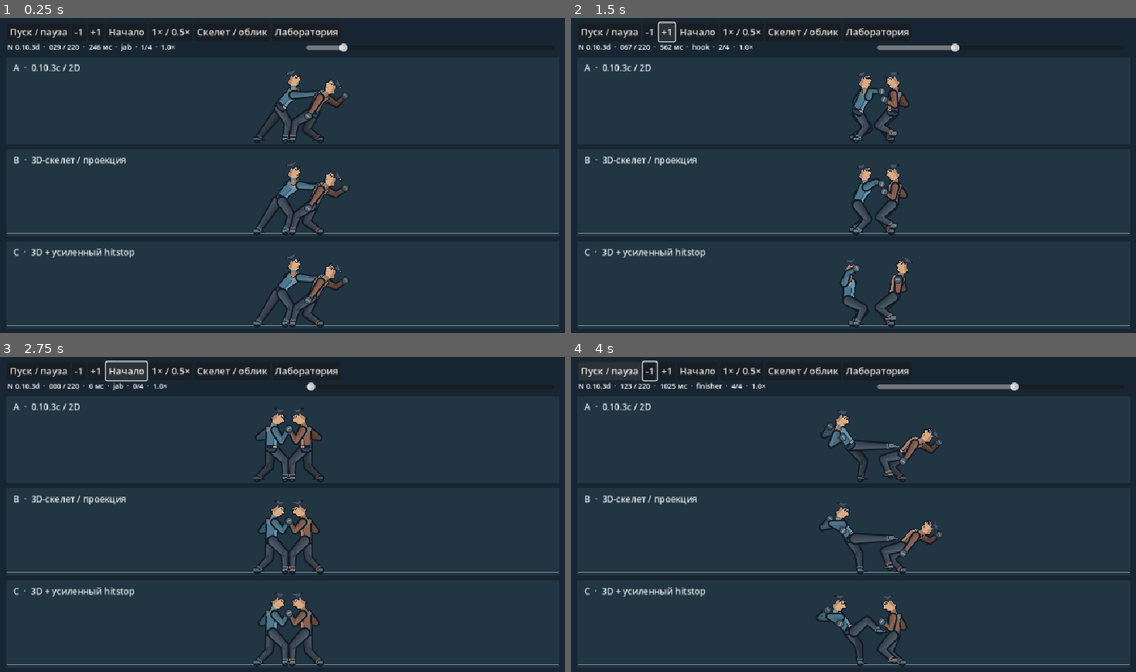
Above: before the commit, frames 1-4 (two rows, left to right).
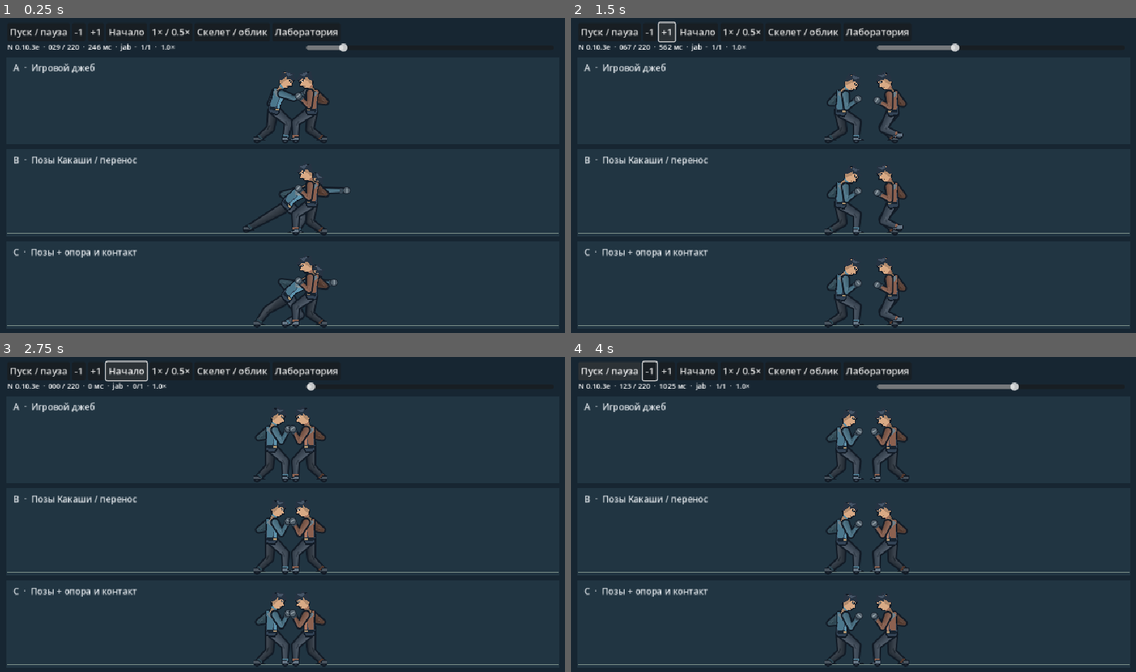
Above: after the commit, the same moments.

Repository: Mefits/Project-N
Game: Godot game, scene res://lab/anime/preview.tscn
Two runs of this game, one before a commit and one after it. Both use one fixed random seed, a clock stepped at 60 frames per second and the inputs below. This scene is started directly instead of the project's main scene.
Inputs:
- Up to frame 1 (0.25 s): no input
- Up to frame 2 (1.5 s): click "-1" at 0.5 s; click "+1" at 1.25 s
- Up to frame 3 (2.75 s): click "Начало" at 2 s
- Up to frame 4 (4 s): click "Пуск / пауза" at 2.75 s; tap Enter at 3.5 s; hold Right from 3.53 s (still down); tap R at 3.6 s; tap Space at 3.77 s; tap H at 3.8 s

The runs differ from the first frame. In frame 1, 4.5% of the frame differs, in the area x 5-62%, y 8-99%; in frame 2, 4.6%; in frame 3, 3.0%; in frame 4, 5.8%, in the area x 5-66%, y 8-99%.

Commit message:
N 0.10.3e: trace Kakashi reference lunge keys, compare raw transfer and gameplay-fitted pose

Diff:
--- a/lab/anime/preview.gd
+++ b/lab/anime/preview.gd
@@ -5,6 +5,11 @@
 var full_body:Array[Dictionary]=[]
 var impact_clock:Array[int]=[]
 var spatial:Array[Dictionary]=[]
+const REF_REC=preload("res://lab/recording.gd")
+const REF_RIG=preload("res://game/rig.gd")
+var ref_record=REF_REC.new()
+var ref_frames:Array[Dictionary]=[]
+var ref_contact:int=-1
 const OLD_SKIN=preload("res://game/fighter_skin.gd")
 const EXTRA_HOLD=[0,2,4,6] # additional 120 Hz ticks; only in replay C
 var tick:float=0
@@ -14,7 +19,7 @@
 var slider:HSlider
 var info:Label
 func _ready()->void:
-    _build_study()
+    _build_reference()
     var bar:=HBoxContainer.new()
     bar.position=Vector2(12,8)
     add_child(bar)
@@ -45,8 +50,8 @@
 func seek(t:float)->void:
     tick=clampf(t,0,220)
     slider.set_value_no_signal(tick)
-    var f:Dictionary=model.record.frames[int(tick)]
-    info.text="N 0.10.3d  ·  %03d / 220  ·  %.0f мс  ·  %s  ·  %d/4  ·  %.1f×"%[int(tick),tick*1000/120,f.a.kind,f.hits,speed]
+    var f:Dictionary=ref_record.frames[mini(int(tick),ref_record.frames.size()-1)]
+    info.text="N 0.10.3e  ·  %03d / 220  ·  %.0f мс  ·  %s  ·  %d/1  ·  %.1f×"%[int(tick),tick*1000/120,f.a.kind,f.hits,speed]
     queue_redraw()
 func _process(dt:float)->void:
     if playing:seek(fposmod(tick+120*dt*speed,221))
@@ -58,26 +63,23 @@
     for k in p:draw_circle(p[k],2.5,c)
 func _draw()->void:
     draw_rect(Rect2(0,0,960,540),Color("#172632"))
-    var names:Array=["A  ·  0.10.3c / 2D","B  ·  3D-скелет / проекция","C  ·  3D + усиленный hitstop"]
+    var names:Array=["A  ·  Игровой джеб","B  ·  Позы Какаши / перенос","C  ·  Позы + опора и контакт"]
     for variant in range(3):
         var y:float=66+157*variant
         var floor_y:float=y+143
         draw_rect(Rect2(10,y,940,149),Color("#213542"))
         draw_string(ThemeDB.fallback_font,Vector2(22,y+24),names[variant],HORIZONTAL_ALIGNMENT_LEFT,-1,15,Color("#e2e7eb"))
         draw_line(Vector2(12,floor_y),Vector2(948,floor_y),Color("#82968e"),1)
-        var source_tick:int=impact_clock[int(tick)] if variant==2 else int(tick)
-        var sample_frame:Dictionary=model.record.frames[source_tick]
-        var p:Dictionary=full_body[source_tick] if variant==0 else spatial[source_tick]
+        var source_tick:int=mini(int(tick),ref_frames.size()-1)
+        var sample_frame:Dictionary=ref_record.frames[source_tick]
+        var p:Dictionary=ref_frames[source_tick][variant]
         draw_set_transform(Vector2(10,floor_y-430),0,Vector2.ONE)
         if bones:
             _skeleton(p.a,Color("#6daac8"))
             _skeleton(p.b,Color("#c88b72"))
-        elif variant==0:
+        else:
             SKIN.draw(self,p.a,int(sample_frame.a.face),Color("#6daac8"))
             SKIN.draw(self,p.b,int(sample_frame.b.face),Color("#c88b72"))
-        else:
-            _depth_skin(p.a,p.za,int(sample_frame.a.face),Color("#6daac8"))
-            _depth_skin(p.b,p.zb,int(sample_frame.b.face),Color("#c88b72"))
         draw_set_transform(Vector2.ZERO)
 
 # 0.10.3c original authored hypothesis. Same world, positions, hits and support.
@@ -292,3 +294,117 @@
             "leg":SKIN.leg(self,p,layer.side,face,accent,shade)
             "body":SKIN.body(self,p,face,accent)
             "head":OLD_SKIN.head(self,p,face,accent)
+
+# 0.10.3e reference-only study. User supplied archive "2d anim ref.zip",
+# NARUTO REF/54589.png, Kakashi, Naruto Shinobi Rumble (DS), sheet credit Floaj.
+# Source crop in ORIGINAL pixels (0,810)-(490,910); first three cells;
+# points below are visually estimated in the 3x enlarged crop. Fourth
+# airborne pose is NOT part of this grounded test. No source pixels shipped.
+# Source playback FPS unknown. Proposed N ages: 0 entry, 3 crouch, 6 load,
+# actual recorded contact = extension, hold through actual hitstop, then recover.
+const REF_NAMES=["hips","chest","head","shoulder_near","elbow_near","hand_near","shoulder_far","elbow_far","hand_far","thigh_near","knee_near","foot_near","thigh_far","knee_far","foot_far"]
+const REF_RAW=[
+    [Vector2(168,216),Vector2(166,175),Vector2(176,144),Vector2(146,177),Vector2(147,208),Vector2(159,253),Vector2(185,175),Vector2(190,200),Vector2(166,216),Vector2(175,218),Vector2(214,237),Vector2(211,278),Vector2(155,218),Vector2(106,238),Vector2(94,278)],
+    [Vector2(545,216),Vector2(547,167),Vector2(565,132),Vector2(521,164),Vector2(518,198),Vector2(522,234),Vector2(563,163),Vector2(572,190),Vector2(541,192),Vector2(552,218),Vector2(581,238),Vector2(566,278),Vector2(533,218),Vector2(479,243),Vector2(450,278)],
+    [Vector2(925,209),Vector2(962,171),Vector2(998,145),Vector2(979,168),Vector2(1030,168),Vector2(1082,168),Vector2(946,173),Vector2(915,178),Vector2(933,195),Vector2(938,214),Vector2(971,239),Vector2(951,276),Vector2(915,216),Vector2(867,243),Vector2(819,270)]
+]
+func _reference_key(k:int,f:Dictionary)->Dictionary:
+    var raw:Array=REF_RAW[k]
+    var origin:Vector2=Vector2((Vector2(raw[11]).x+Vector2(raw[14]).x)*.5,280.0)
+    var p:Dictionary={}
+    for n in range(REF_NAMES.size()):
+        var v:Vector2=(Vector2(raw[n])-origin)*.65
+        p[REF_NAMES[n]]=Vector2(f.pos)+Vector2(v.x*float(f.face),v.y)
+    return p
+
+func _mix_reference(a:Dictionary,b:Dictionary,u:float)->Dictionary:
+    var p:Dictionary={}
+    for k in a:p[k]=Vector2(a[k]).lerp(b[k],u)
+    return p
+
+func _reference_pose(f:Dictionary,contact_age:int)->Dictionary:
+    var base:Dictionary=f.points
+    if f.kind!="jab" or f.age<0:return base.duplicate(true)
+    var a:float=float(f.age)
+    var p0:Dictionary=_reference_key(0,f)
+    var p1:Dictionary=_reference_key(1,f)
+    var p2:Dictionary=_reference_key(2,f)
+    var ca:float=float(contact_age)
+    if a<=3.0:return _mix_reference(base,p0,smoothstep(0.0,3.0,a))
+    if a<=6.0:return _mix_reference(p0,p1,smoothstep(3.0,6.0,a))
+    if a<=ca:return _mix_reference(p1,p2,pow(clampf((a-6.0)/maxf(1.0,ca-6.0),0.0,1.0),2.0))
+    return _mix_reference(p2,base,smoothstep(ca,ca+14.0,a))
+
+func _adapt_reference(raw:Dictionary,f:Dictionary,i:int)->Dictionary:
+    var base:Dictionary=f.points
+    if f.kind!="jab" or f.age<0:return base.duplicate(true)
+    var p:Dictionary=raw.duplicate(true)
+    # Fit the raw silhouette to the true root and contact geometry, without
+    # replacing it with the old pose. The exact planted feet are immutable.
+    var face:float=float(f.face)
+    var source_hand:Vector2=p[f.strike]
+    var baseline_hand:Vector2=base[f.strike]
+    var approach:float=1.0-smoothstep(0.0,4.0,absf(float(i-ref_contact)))
+    var correction:Vector2=(baseline_hand-source_hand)*approach
+    var hip_offset:Vector2=correction.limit_length(24.0)*.60
+    for k in ["hips","chest","head","shoulder_near","shoulder_far","elbow_near","elbow_far","hand_near","hand_far","thigh_near","thigh_far"]:
+        p[k]=Vector2(p[k])+hip_offset
+    p[f.strike]=source_hand.lerp(baseline_hand,approach)
+    # Retain the source knee/elbow direction, solve length using the actual
+    # end target. 2D length may shorten through apparent depth.
+    for j in range(2):
+        var side:String="near" if j==0 else "far"
+        var foot:String="foot_"+side
+        var thigh:String="thigh_"+side
+        var knee:String="knee_"+side
+        if f.support[j]:p[foot]=base[foot]
+        var d:Vector2=Vector2(p[foot])-Vector2(p[thigh])
+        var bend:float=1.0 if d.cross(Vector2(p[knee])-Vector2(p[thigh]))>=0.0 else -1.0
+        var leg:Array[Vector2]=REF_RIG.chain(p[thigh],p[foot],30.0,30.0,bend)
+        p[knee]=leg[0]
+        var sh:String="shoulder_"+side
+        var el:String="elbow_"+side
+        var hand:String="hand_"+side
+        var arm_d:Vector2=Vector2(p[hand])-Vector2(p[sh])
+        var arm_bend:float=1.0 if arm_d.cross(Vector2(p[el])-Vector2(p[sh]))>=0.0 else -1.0
+        var arm:Array[Vector2]=REF_RIG.chain(p[sh],p[hand],22.0,23.0,arm_bend)
+        p[el]=arm[0]
+        if hand!=f.strike or i!=ref_contact:p[hand]=arm[1]
+    # At the actual impact the exact endpoint remains non-negotiable.
+    if i==ref_contact:p[f.strike]=base[f.strike]
+    return p
+
+func _build_reference()->void:
+    ref_record.record("jab")
+    var ca:int=10
+    var hits:int=0
+    for i in range(ref_record.frames.size()):
+        if ref_record.frames[i].contact_event:
+            ref_contact=i
+            ca=int(ref_record.frames[i].a.age)
+            hits+=1
+    if hits!=1:push_error("Reference study expected one actual jab contact")
+    var max_support:float=0.0
+    var max_error:float=0.0
+    var changed:int=0
+    for i in range(ref_record.frames.size()):
+        var frame:Dictionary=ref_record.frames[i]
+        var f:Dictionary=frame.a
+        var raw:Dictionary=_reference_pose(f,ca)
+        var fitted:Dictionary=_adapt_reference(raw,f,i)
+        if frame.frozen and i>0:
+            raw=ref_frames[-1][1].a.duplicate(true)
+            fitted=ref_frames[-1][2].a.duplicate(true)
+        if not frame.frozen:
+            for j in range(2):
+                var side:String="near" if j==0 else "far"
+                if f.support[j]:
+                    max_support=maxf(max_support,Vector2(fitted["foot_"+side]).distance_to(f.points["foot_"+side]))
+        for p in [raw,fitted]:
+            for k in p:
+                if not Vector2(p[k]).is_finite():push_error("Reference nonfinite joint")
+        if frame.contact_event:max_error=Vector2(fitted[f.strike]).distance_to(f.points[f.strike])
+        if fitted!=f.points:changed+=1
+        ref_frames.append({0:{"a":f.points,"b":frame.b.points},1:{"a":raw,"b":frame.b.points},2:{"a":fitted,"b":frame.b.points}})
+    if max_support>.001 or max_error>.001 or changed<10:push_error("Reference retarget constraint failure")
+    print("N 0.10.3e reference: contact ",ref_contact," age ",ca," changed ",changed," support error ",max_support," contact error ",max_error)
